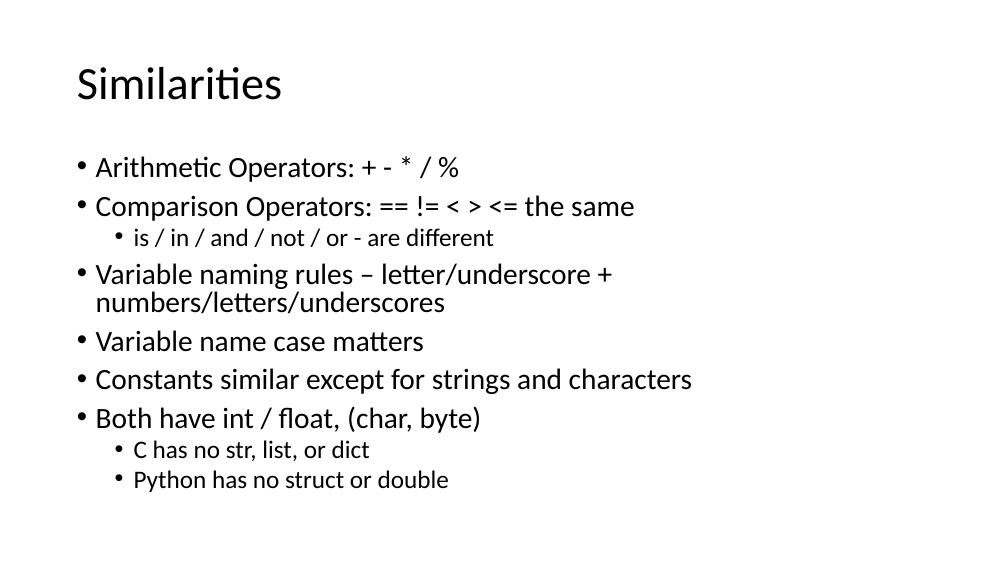
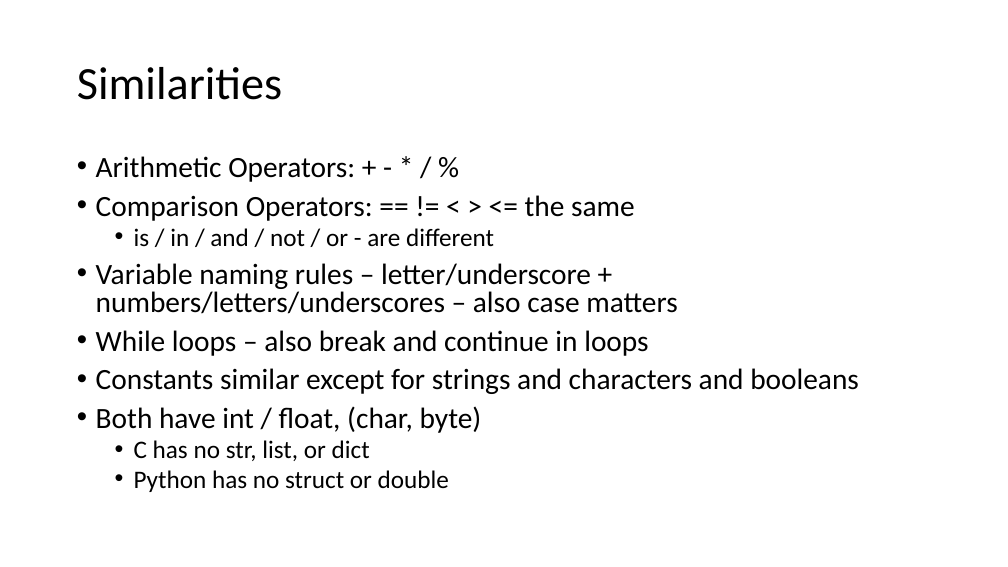
Before and after one commit to csev/cc4e, a slide deck: slide 7 of lectures/CC-02-Python.pptx. Drawn at 1008x567 pixels with LibreOffice and Linux fonts; fonts in the diff are those of the drawing. Boxes give left, top, right and bottom in pixels: in the first picture for what was removed or moved away, otherwise in the second. Text is boxed around its words. In the diff, an @@ line names an element or a change of style, - is before the commit and + after.

```diff
--- a/lectures/CC-02-Python.pptx
+++ b/lectures/CC-02-Python.pptx
@@ text at box(96, 263, 859, 394): text changed @@
-• Variable naming rules – letter/underscore + numbers/letters/underscores
-• Variable name case matters
-• Constants similar except for strings and characters
+• Variable naming rules – letter/underscore + numbers/letters/underscores – also case matters
+• While loops – also break and continue in loops
+• Constants similar except for strings and characters and booleans
```
Also in this commit, not shown: 1 other slide changed, 1 slide added, 5 other files.
